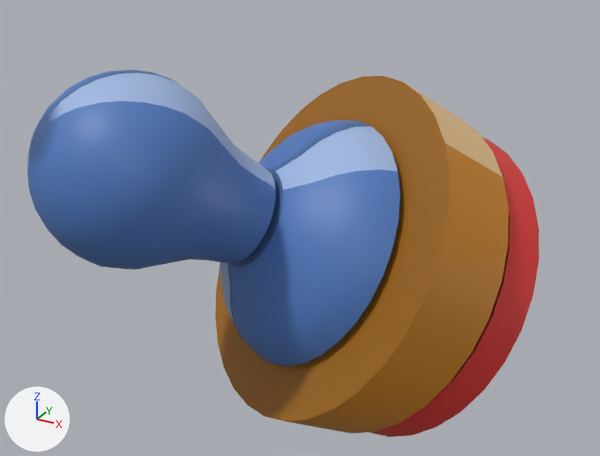
An edit to the glTF model models/tools/tool_stamp.glb, drawn before and after from the same camera.
Rendered twice from a 50 mm lens placed at (3.03, -8.35, 4.53), pointed at (-0.79, -1.4, 1.05). Every picture has the same lights, and +X, +Y and +Z are marked at lower left. Both versions are drawn at frame 1 of the action 'Cursor'; the numbers are the values there.

Before the edit, the objects in view are built like this:
```python
me_cylinder = bpy.data.meshes.new('Cylinder')
me_cylinder.from_pydata(...)  # 791 vertices, 1566 faces; spans x -1.93..1.93, y -1.92..1.93, z -2.28..2.32
me_cylinder.materials.append(mat_material)
ob_stamp = bpy.data.objects.new('Stamp', me_cylinder)
ob_stamp.location = (-1.195, -1.69, 1.195)
ob_stamp.rotation_euler = (1.043, -0.126, -0.542)  # degrees (60, -7.2, -31)
```
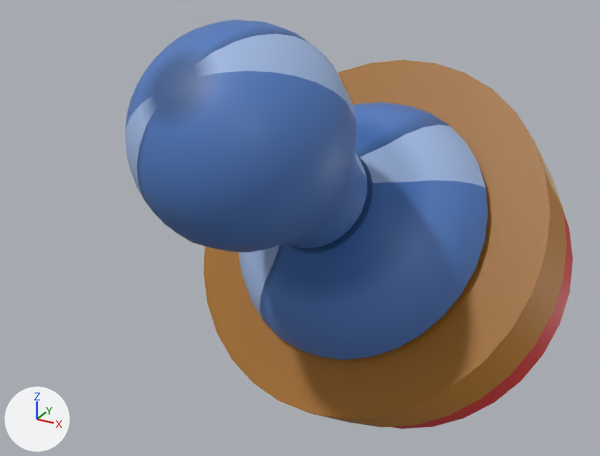
What differs and where, as boxes (x1, y1, x2, y2) in the pictures (600 x 456 px):
'Stamp', moved, turned: before (27, 70, 539, 437); after (125, 20, 573, 429)

The edits, one by one:
Object 'Stamp' (ob_stamp) moves from (-1.195, -1.69, 1.195) to (-0.316, -1.847, 1.62).
Object 'Stamp' (ob_stamp) turns from (60, -7.2, -31) to (50, 11, -18) degrees about x, y and z.
